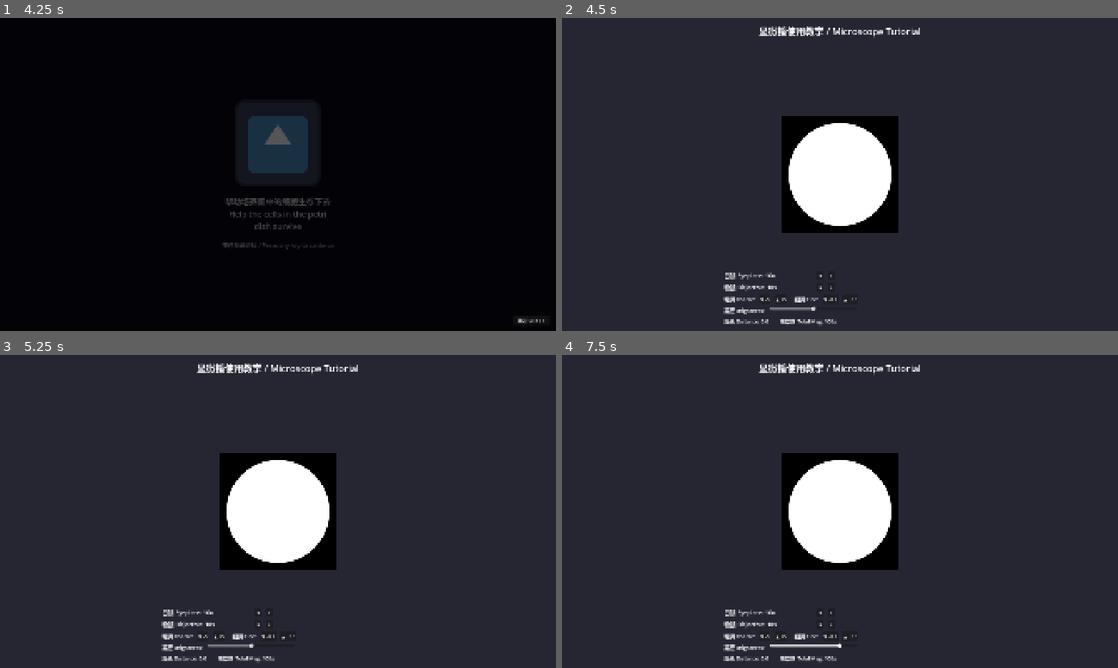
Above: before the commit, frames 1-4 (two rows, left to right).
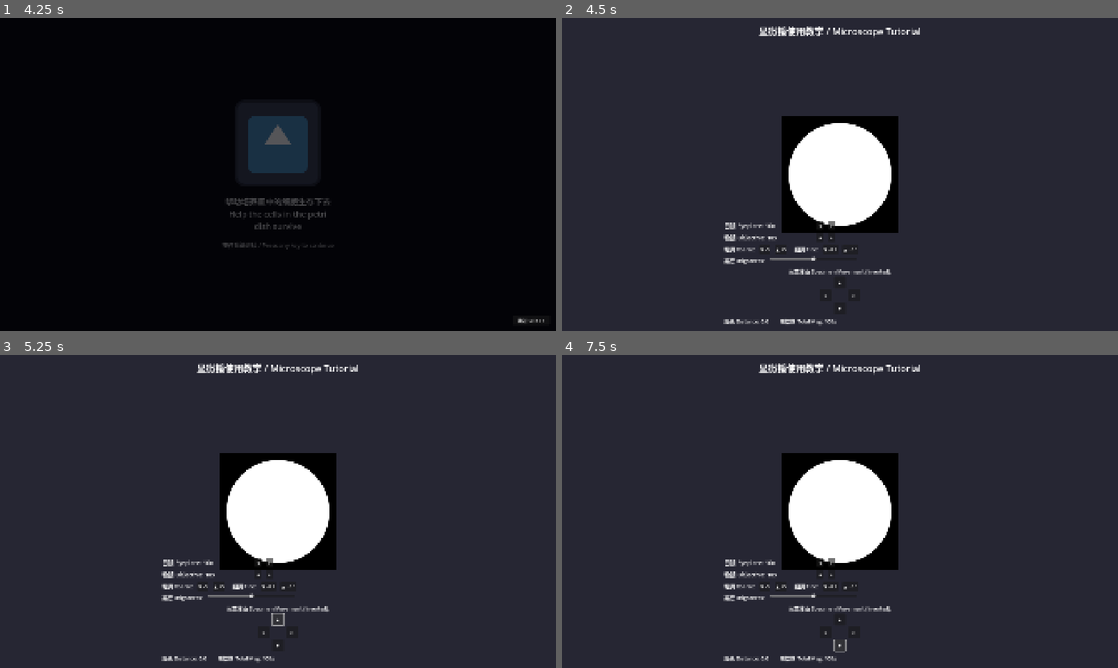
Above: after the commit, the same moments.

Repository: liup215/UnchartedLife
Game: Godot game, scene res://ui/main_menu/main_menu.tscn
The game is run twice, just before and just after one commit, with the same random seed, the same clock (stepped at 60 frames per second) and the same inputs. The engine's default icon, where the game draws it, is replaced by a stand-in: a white triangle on a blue panel in a dark square.
Inputs (mouse positions are in pixels of both pictures, inside the frame that each line leads up to):
- Up to frame 1 (4.25 s): click "New Game" at 0.5 s; click (278, 115) at 1.27 s; type "12" at 1.35 s; click "Normal" at 2 s; click "Normal" at 2.75 s; click "Start Game" at 3.5 s
- Up to frame 2 (4.5 s): click "跳过 Skip >>" at 4.25 s
- Up to frame 3 (5.25 s): click (278, 621) at 5 s, where only the run after the commit has a clickable "▲"
- Up to frame 4 (7.5 s): click "◄" at 5.75 s; click "►" at 6.5 s; click (840, 646) at 7.25 s, where only the run after the commit has a clickable "▼"

Frame 1 is identical in both runs. In frame 2, 1.4% of the frame differs, in the area x 29-60%, y 64-95%; in frame 3, 1.5%; in frame 4, 1.5%, in the area x 29-60%, y 64-96%.

Commit message:
feat: add specimen movement controls with inverted microscope physics
Co-authored-by: liup215 <20367844+liup215@users.noreply.github.com>

Diff:
--- a/scenes/story/prologue/prologue_scene_01.gd
+++ b/scenes/story/prologue/prologue_scene_01.gd
@@ -16,6 +16,10 @@
 const EYEPIECE_MAGS: Array[int] = [5, 10, 15]
 const OBJECTIVE_MAGS: Array[int] = [4, 10, 40, 100]
 
+# Specimen movement
+const MOVE_STEP: float = 10.0  # Pixels per move
+const MAX_OFFSET_RADIUS: float = 150.0  # Maximum distance from center
+
 # UI references
 @onready var microscope_view: Panel = $CenterContainer/MicroscopeView
 @onready var view_content: ColorRect = $CenterContainer/MicroscopeView/ViewContent
@@ -39,6 +43,11 @@
 @onready var brightness_slider: HSlider = $ControlPanel/BrightnessSection/BrightnessSlider
 @onready var distance_label: Label = $ControlPanel/InfoSection/DistanceLabel
 @onready var magnification_label: Label = $ControlPanel/InfoSection/MagnificationLabel
+
+@onready var move_up: Button = $ControlPanel/MovementSection/MovementControls/MoveUp
+@onready var move_down: Button = $ControlPanel/MovementSection/MovementRow3/MoveDown
+@onready var move_left: Button = $ControlPanel/MovementSection/MovementRow2/MoveLeft
+@onready var move_right: Button = $ControlPanel/MovementSection/MovementRow2/MoveRight
 
 @onready var continue_button: Button = $ContinueButton
 
@@ -48,6 +57,7 @@
 var current_objective_index: int = 1  # Start with 10x
 var current_brightness: float = 0.5
 var is_focused: bool = false
+var specimen_offset: Vector2 = Vector2.ZERO  # Specimen position offset from center
 
 func _ready() -> void:
 	_setup_controls()
@@ -77,6 +87,12 @@
 	fine_focus_up.pressed.connect(_on_fine_focus_up_pressed)
 	fine_focus_down.pressed.connect(_on_fine_focus_down_pressed)
 
+	# Movement controls
+	move_up.pressed.connect(_on_move_up_pressed)
+	move_down.pressed.connect(_on_move_down_pressed)
+	move_left.pressed.connect(_on_move_left_pressed)
+	move_right.pressed.connect(_on_move_right_pressed)
+
 	# Brightness control
 	brightness_slider.value_changed.connect(_on_brightness_changed)
 	brightness_slider.value = current_brightness * 100
@@ -86,8 +102,16 @@
 		continue_button.pressed.connect(_on_continue_pressed)
 
 func _reset_distance() -> void:
-	"""Reset focus distance when changing magnification"""
+	"""Reset focus distance and randomize specimen position when changing magnification"""
 	current_distance = 0.0
+
+	# Randomize specimen position within radius when magnification changes
+	var random_angle = randf() * TAU  # Random angle in radians (0 to 2π)
+	var random_distance = randf() * MAX_OFFSET_RADIUS  # Random distance within max radius
+	specimen_offset = Vector2(
+		cos(random_angle) * random_distance,
+		sin(random_angle) * random_distance
+	)
 
 func _on_eyepiece_up_pressed() -> void:
 	"""Increase eyepiece magnification"""
@@ -141,6 +165,40 @@
 	"""Adjust brightness of the microscope view"""
 	current_brightness = value / 100.0
 	_update_display()
+
+func _on_move_up_pressed() -> void:
+	"""Move specimen up (inverted: image moves down)"""
+	# Microscope inverts image, so control opposite to movement
+	specimen_offset.y += MOVE_STEP
+	_clamp_specimen_position()
+	_update_display()
+
+func _on_move_down_pressed() -> void:
+	"""Move specimen down (inverted: image moves up)"""
+	# Microscope inverts image, so control opposite to movement
+	specimen_offset.y -= MOVE_STEP
+	_clamp_specimen_position()
+	_update_display()
+
+func _on_move_left_pressed() -> void:
+	"""Move specimen left (inverted: image moves right)"""
+	# Microscope inverts image, so control opposite to movement
+	specimen_offset.x += MOVE_STEP
+	_clamp_specimen_position()
+	_update_display()
+
+func _on_move_right_pressed() -> void:
+	"""Move specimen right (inverted: image moves left)"""
+	# Microscope inverts image, so control opposite to movement
+	specimen_offset.x -= MOVE_STEP
+	_clamp_specimen_position()
+	_update_display()
+
+func _clamp_specimen_position() -> void:
+	"""Constrain specimen position within maximum radius"""
+	var distance = specimen_offset.length()
+	if distance > MAX_OFFSET_RADIUS:
+		specimen_offset = specimen_offset.normalized() * MAX_OFFSET_RADIUS
 
 func _update_display() -> void:
 	"""Update the microscope view based on current settings"""
@@ -184,6 +242,9 @@
 	# Update sample image visibility based on focus only
 	if sample_image:
 		sample_image.modulate.a = focus_quality
+		# Apply specimen offset position (inverted image in microscope)
+		# Negative offset because microscope inverts the image
+		sample_image.position = -specimen_offset
 
 	# Check if properly focused
 	is_focused = distance_from_target <= FOCUS_TOLERANCE
--- a/scenes/story/prologue/prologue_scene_01.tscn
+++ b/scenes/story/prologue/prologue_scene_01.tscn
@@ -216,6 +216,71 @@
 layout_mode = 2
 value = 50.0
 
+[node name="MovementSection" type="VBoxContainer" parent="ControlPanel"]
+layout_mode = 2
+theme_override_constants/separation = 5
+
+[node name="MovementLabel" type="Label" parent="ControlPanel/MovementSection"]
+layout_mode = 2
+theme_override_font_sizes/font_size = 18
+text = "标本移动 Specimen Movement (Inverted):"
+horizontal_alignment = 1
+
+[node name="MovementControls" type="HBoxContainer" parent="ControlPanel/MovementSection"]
+layout_mode = 2
+alignment = 1
+theme_override_constants/separation = 10
+
+[node name="Spacer1" type="Control" parent="ControlPanel/MovementSection/MovementControls"]
+custom_minimum_size = Vector2(40, 0)
+layout_mode = 2
+
+[node name="MoveUp" type="Button" parent="ControlPanel/MovementSection/MovementControls"]
+custom_minimum_size = Vector2(40, 40)
+layout_mode = 2
+text = "▲"
+
+[node name="Spacer2" type="Control" parent="ControlPanel/MovementSection/MovementControls"]
+custom_minimum_size = Vector2(40, 0)
+layout_mode = 2
+
+[node name="MovementRow2" type="HBoxContainer" parent="ControlPanel/MovementSection"]
+layout_mode = 2
+alignment = 1
+theme_override_constants/separation = 10
+
+[node name="MoveLeft" type="Button" parent="ControlPanel/MovementSection/MovementRow2"]
+custom_minimum_size = Vector2(40, 40)
+layout_mode = 2
+text = "◄"
+
+[node name="CenterSpacer" type="Control" parent="ControlPanel/MovementSection/MovementRow2"]
+custom_minimum_size = Vector2(40, 0)
+layout_mode = 2
+
+[node name="MoveRight" type="Button" parent="ControlPanel/MovementSection/MovementRow2"]
+custom_minimum_size = Vector2(40, 40)
+layout_mode = 2
+text = "►"
+
+[node name="MovementRow3" type="HBoxContainer" parent="ControlPanel/MovementSection"]
+layout_mode = 2
+alignment = 1
+theme_override_constants/separation = 10
+
+[node name="Spacer3" type="Control" parent="ControlPanel/MovementSection/MovementRow3"]
+custom_minimum_size = Vector2(40, 0)
+layout_mode = 2
+
+[node name="MoveDown" type="Button" parent="ControlPanel/MovementSection/MovementRow3"]
+custom_minimum_size = Vector2(40, 40)
+layout_mode = 2
+text = "▼"
+
+[node name="Spacer4" type="Control" parent="ControlPanel/MovementSection/MovementRow3"]
+custom_minimum_size = Vector2(40, 0)
+layout_mode = 2
+
 [node name="InfoSection" type="HBoxContainer" parent="ControlPanel"]
 layout_mode = 2
 theme_override_constants/separation = 40
